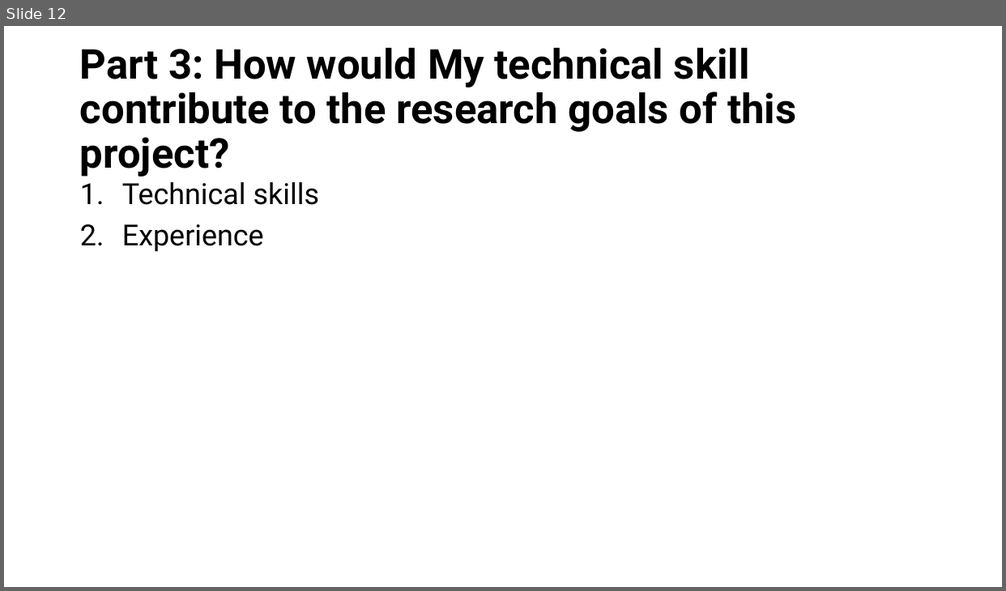
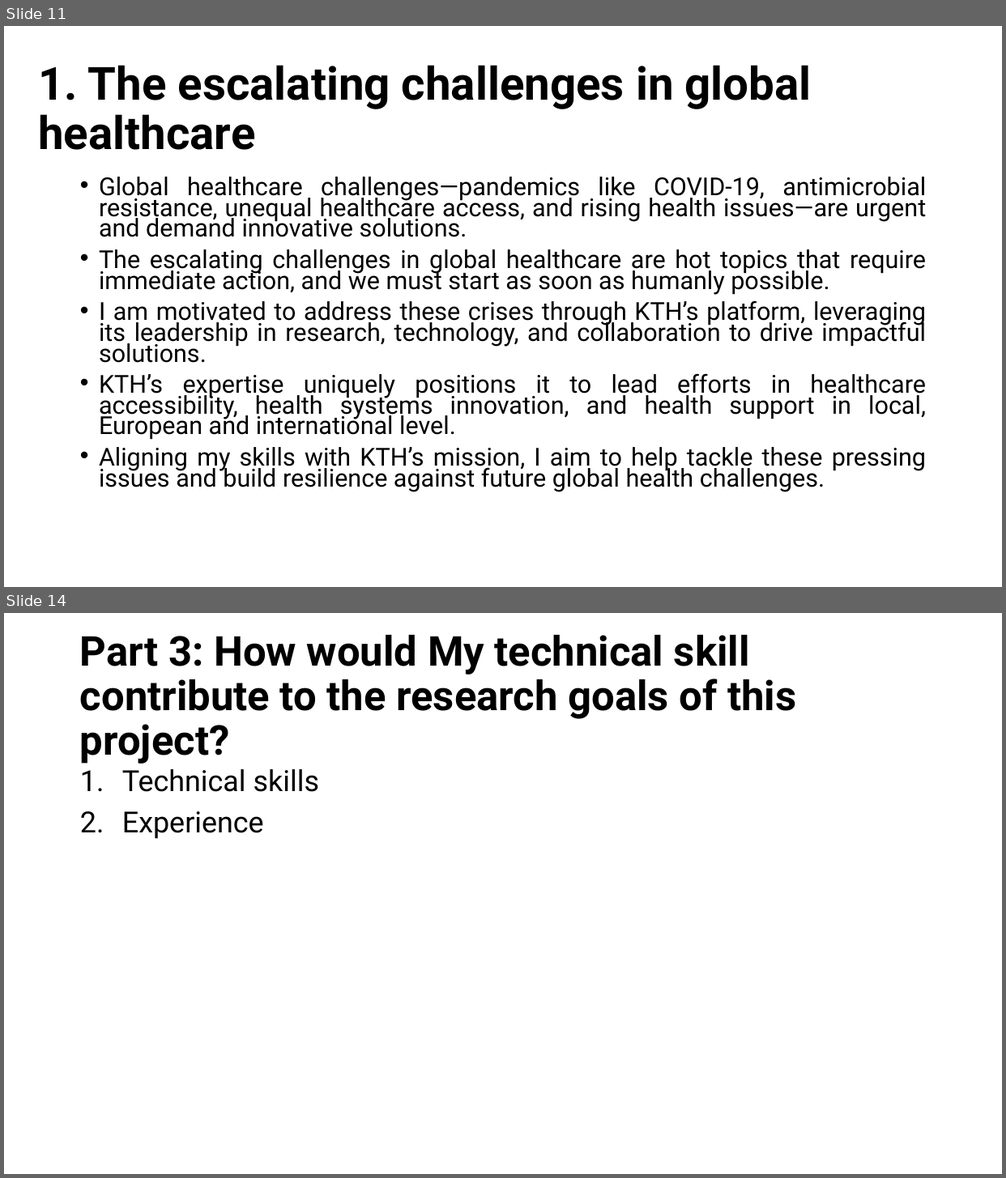
Before and after one commit to HeiderJeffer/Modeling-for-Societal-Complexity-in-Healthcare, a slide deck: Background and motivation.pptx. Shown one above the other, each under a label of ours: slide 12 before the commit, slides 11 and 14 after it; the slides between them are not shown. The pictures are 1006x591 and 1006x1178 pixels, drawn with LibreOffice and Linux fonts; fonts in the diff are those of the drawing. Boxes give left, top, right and bottom in pixels: in the first picture for what was removed or moved away, otherwise in the second. Text is boxed around its words. In the diff, an @@ line names an element or a change of style, - is before the commit and + after.

```diff
--- a/Background and motivation.pptx
+++ b/Background and motivation.pptx
@@ slide 11 added at box(4, 26, 1002, 587), background #FFFFFF @@
@@ title added at box(38, 65, 812, 150), 44 pt, text #000000, bold @@
+1. The escalating challenges in global healthcare
@@ text added at box(99, 177, 926, 493), 23.8 pt, text #000000 @@
+• Global healthcare challenges—pandemics like COVID-19, antimicrobial resistance, unequal healthcare access, and rising health issues—are urgent and demand innovative solutions.
+• The escalating challenges in global healthcare are hot topics that require immediate action, and we must start as soon as humanly possible.
+• I am motivated to address these crises through KTH’s platform, leveraging its leadership in research, technology, and collaboration to drive impactful solutions.
+• KTH’s expertise uniquely positions it to lead efforts in healthcare accessibility, health systems innovation, and health support in local, European and international level.
+• Aligning my skills with KTH’s mission, I aim to help tackle these pressing issues and build resilience against future global health challenges.
@@ what was slide 12 is now slide 14 @@
```
Also in this commit, not shown: 4 slides changed, 2 other slides added, 1 slide removed.
